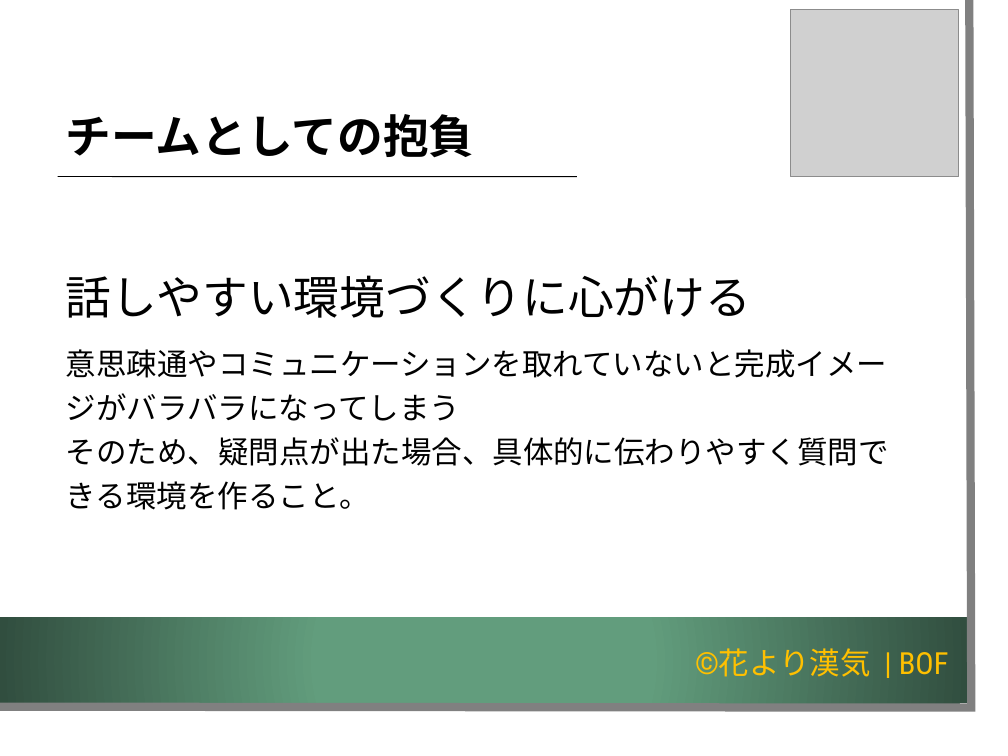
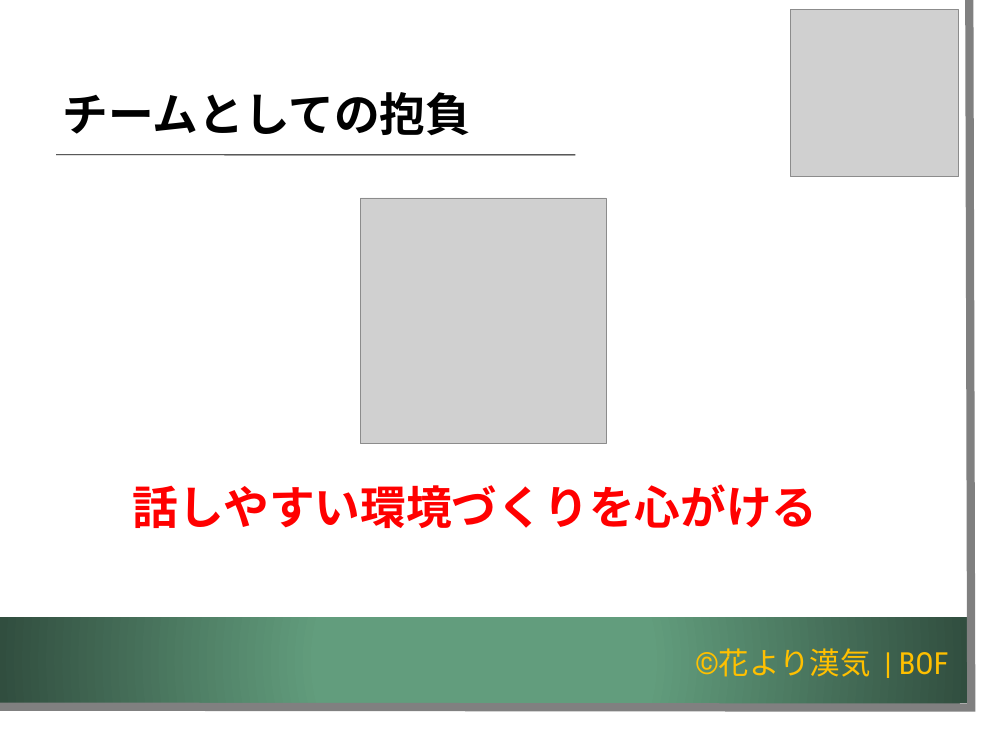
Before and after one commit to K-MIGTA/hanayoriRepo, a slide deck: slide 30 of 成果報告会_発表用スライド_チーム開発演習編集版_1.2.pptx. Drawn at 1008x756 pixels with LibreOffice and Linux fonts; fonts in the diff are those of the drawing; grey boxes stand for pictures; background and template pictures are left out. Boxes give left, top, right and bottom in pixels: in the first picture for what was removed or moved away, otherwise in the second. Text is boxed around its words. In the diff, an @@ line names an element or a change of style, - is before the commit and + after.

Commit message:
成果報告会_発表用スライド_チーム開発演習編集版_1.2.pptx チームとしての抱負を編集

```diff
--- a/成果報告会_発表用スライド_チーム開発演習編集版_1.2.pptx
+++ b/成果報告会_発表用スライド_チーム開発演習編集版_1.2.pptx
@@ title "チームとしての抱負": place and size @@
-title "チームとしての抱負" at <box>66,114,475,158</box>
+title "チームとしての抱負" at <box>63,92,472,136</box>
@@ line moved from (59, 177) - (576, 177) to (57, 155) - (575, 155) @@
@@ picture added at <box>360,198,606,444</box> @@
@@ text at <box>132,484,817,528</box>: text changed; size 24 to 36 pt; text colour #000000 to #FF0000; bold on @@
-話しやすい環境づくりに心がける
-意思疎通やコミュニケーションを取れていないと完成イメージがバラバラになってしまう
-そのため、疑問点が出た場合、具体的に伝わりやすく質問できる環境を作ること。
+話しやすい環境づくりを心がける
```
Also in this commit, not shown: 1 other slide changed.
